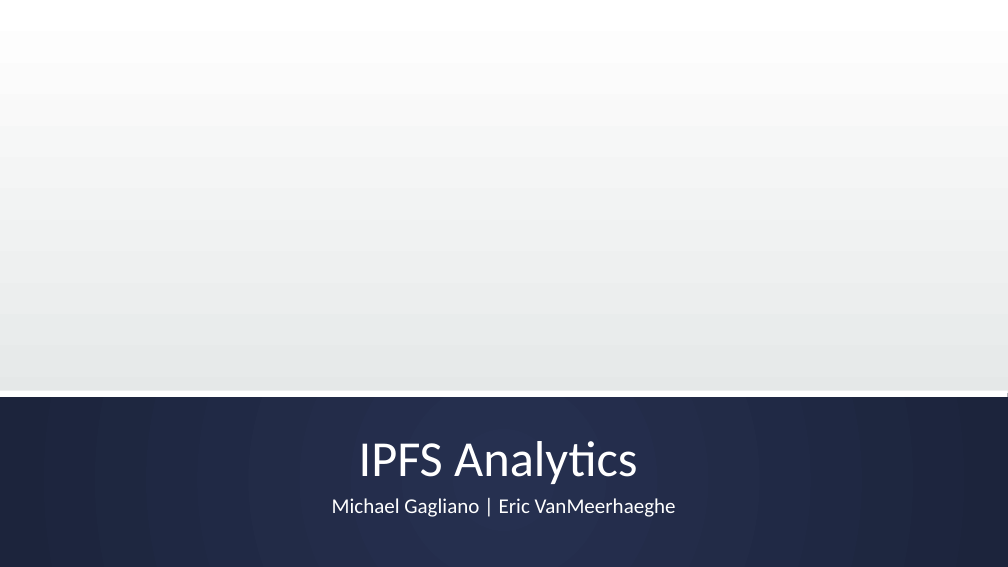
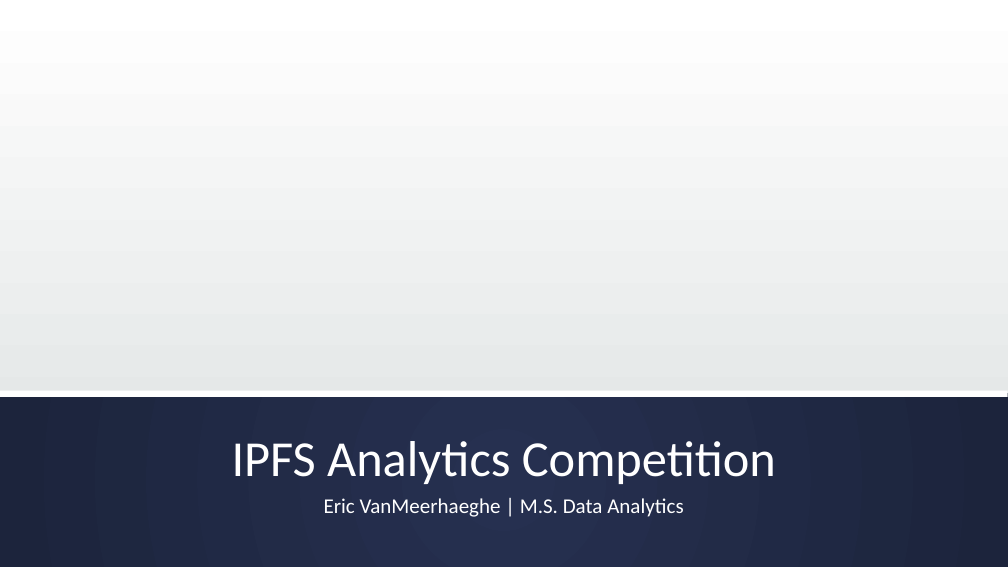
Before and after one commit to ericvan1325/IPFS-Analytics-Competiton, a slide deck: slide 1 of IPFS Analytics.pptx. Drawn at 1008x567 pixels with LibreOffice and Linux fonts; fonts in the diff are those of the drawing; background and template pictures are left out. Boxes give left, top, right and bottom in pixels: in the first picture for what was removed or moved away, otherwise in the second. Text is boxed around its words. In the diff, an @@ line names an element or a change of style, - is before the commit and + after.

```diff
--- a/IPFS Analytics.pptx
+++ b/IPFS Analytics.pptx
@@ title at box(232, 441, 776, 484): text changed @@
-IPFS Analytics
+IPFS Analytics Competition
@@ subtitle at box(324, 498, 684, 517): text changed @@
-Michael Gagliano | Eric VanMeerhaeghe
+Eric VanMeerhaeghe | M.S. Data Analytics
```
Also in this commit, not shown: 10 other slides changed, 23 slides added, 6 slides removed.
